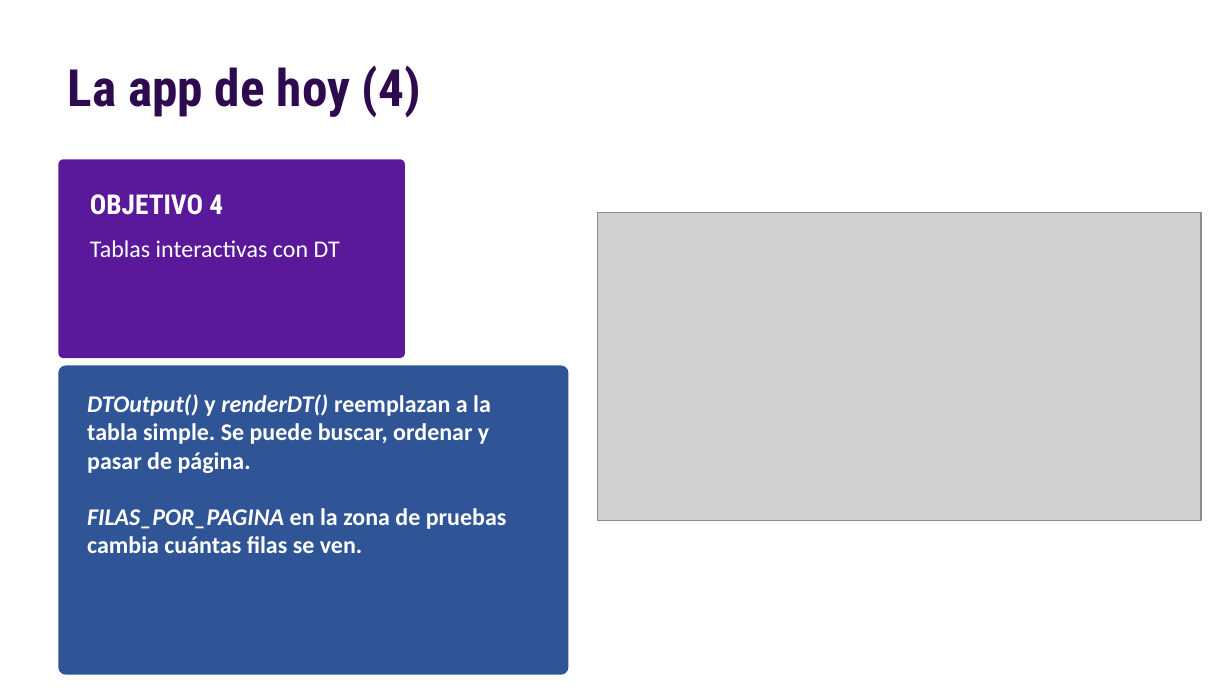
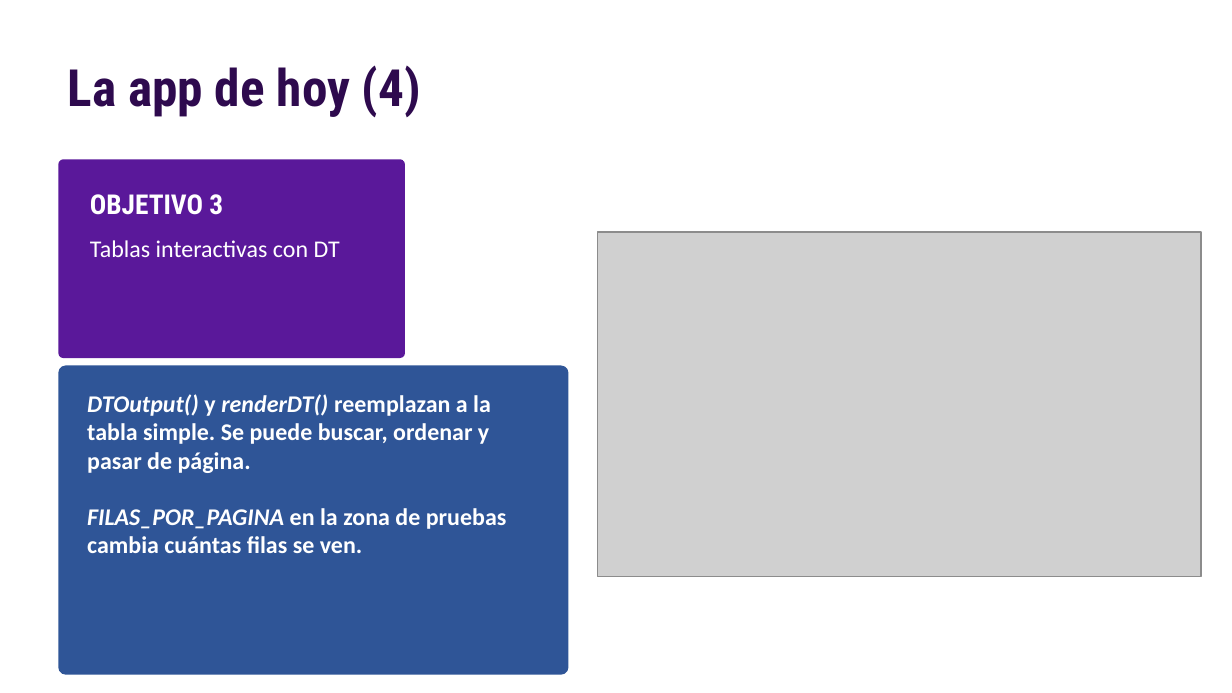
Before and after one commit to nahura99/visualizacion_datos_shiny, a slide deck: slide 6 of clase7/clase7.pptx. Drawn at 1232x693 pixels with LibreOffice and Linux fonts; fonts in the diff are those of the drawing; grey boxes stand for pictures. Boxes give left, top, right and bottom in pixels: in the first picture for what was removed or moved away, otherwise in the second. Text is boxed around its words. In the diff, an @@ line names an element or a change of style, - is before the commit and + after.

```diff
--- a/clase7/clase7.pptx
+++ b/clase7/clase7.pptx
@@ text at bbox=[90, 194, 223, 215]: text changed @@
-OBJETIVO 4
+OBJETIVO 3
@@ picture: place and size @@
-picture at bbox=[598, 213, 1201, 521]
+picture at bbox=[598, 232, 1201, 575]
```
Also in this commit, not shown: 8 other slides changed, 6 slides added, 23 other files.
